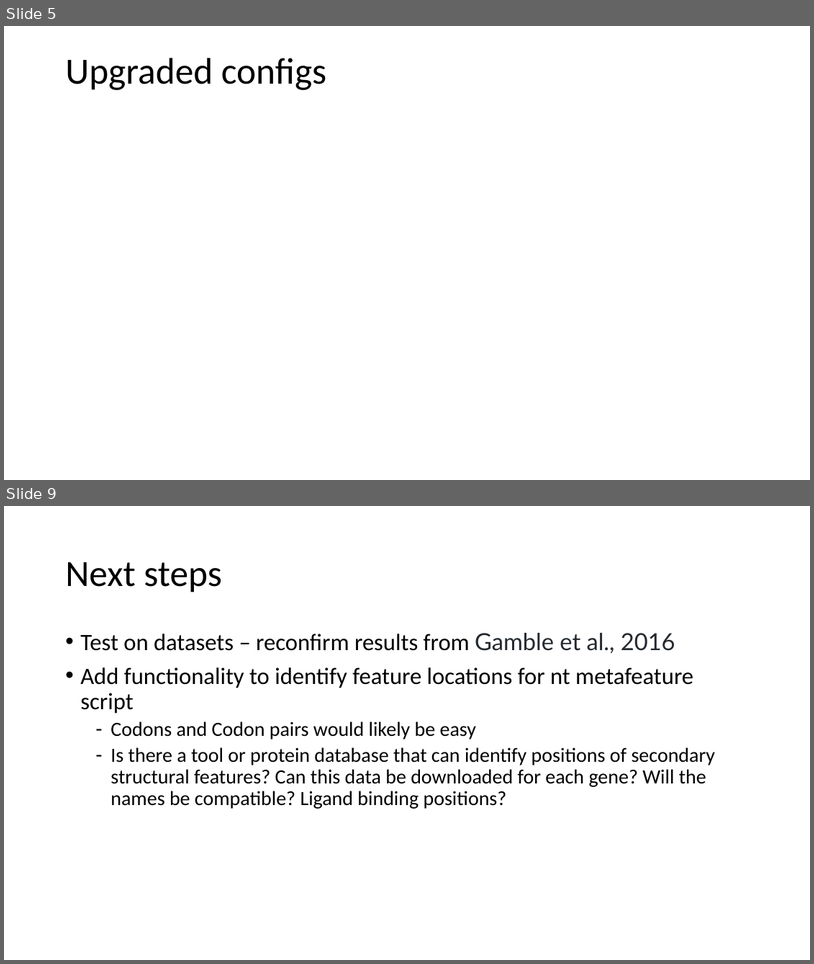
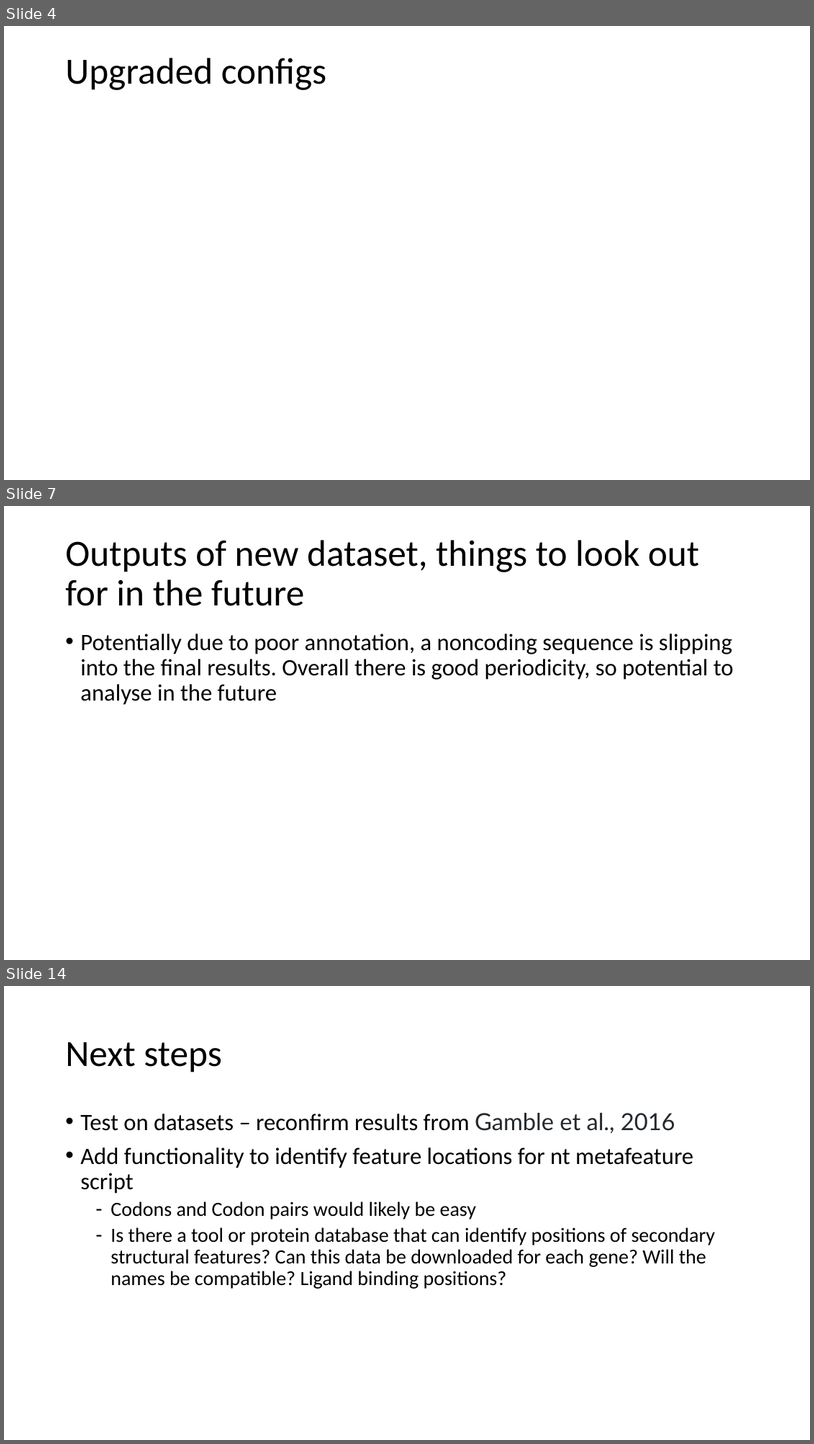
Before and after one commit to 3mma-mack/riboviz-presentation, a slide deck: Rundown-of-our-3-months.pptx. Shown one above the other, each under a label of ours: slides 5 and 9 before the commit, slides 4, 7 and 14 after it; the slides between them are not shown. The pictures are 814x964 and 814x1444 pixels, drawn with LibreOffice and Linux fonts; fonts in the diff are those of the drawing. Boxes give left, top, right and bottom in pixels: in the first picture for what was removed or moved away, otherwise in the second. Text is boxed around its words. In the diff, an @@ line names an element or a change of style, - is before the commit and + after.

```diff
--- a/Rundown-of-our-3-months.pptx
+++ b/Rundown-of-our-3-months.pptx
@@ slide 7 added at <box>4,506,810,960</box>, background #FFFFFF @@
@@ title added at <box>65,540,700,606</box>, 44 pt, text #000000 @@
+Outputs of new dataset, things to look out for in the future
@@ text added at <box>80,633,734,705</box>, 28 pt, text #000000 @@
+• Potentially due to poor annotation, a noncoding sequence is slipping into the final results. Overall there is good periodicity, so potential to analyse in the future
@@ what was slide 5 is now slide 4 @@
@@ what was slide 9 is now slide 14 @@
```
Also in this commit, not shown: 6 slides changed, 4 other slides added.
